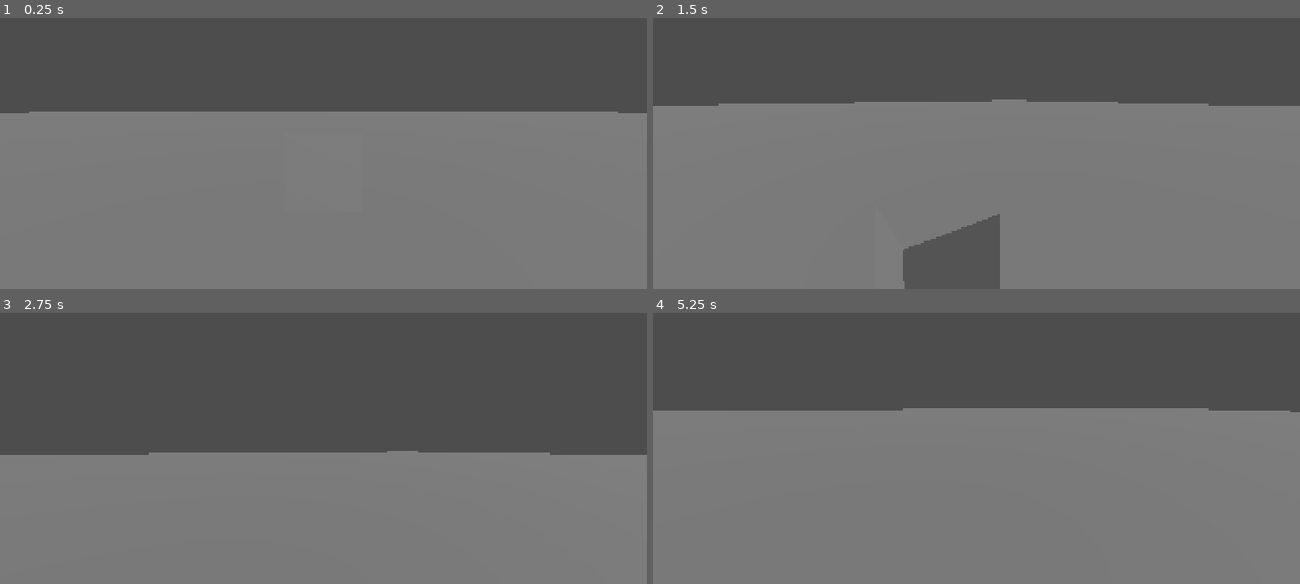
Above: before the commit, frames 1-4 (two rows, left to right).
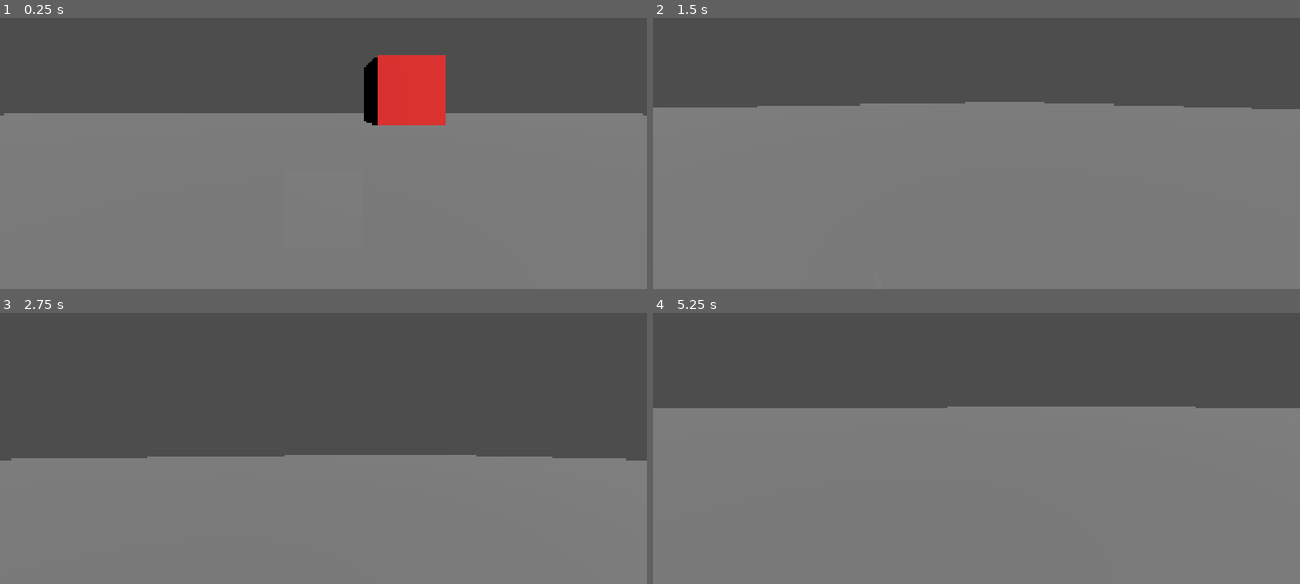
Above: after the commit, the same moments.

Repository: chirp-games/one-bit-14
Game: Godot game, scene res://odins_tests/test1.tscn
Same seed, same stepped clock (60 frames per second), same inputs: the game is played once before the commit and once after it. This scene is started directly instead of the project's main scene.
Inputs (mouse positions are in pixels of both pictures, inside the frame that each line leads up to):
- Up to frame 1 (0.25 s): no input
- Up to frame 2 (1.5 s): move the mouse to (1008, 104) at 0.52 s; hold W (forward) from 0.53 s (still down); tap Space (jump) at 0.77 s; move the mouse to (944, 110) at 1.27 s
- Up to frame 3 (2.75 s): keep holding W (forward); tap Space (jump) at 1.52 s; move the mouse to (336, 397) at 2.02 s
- Up to frame 4 (5.25 s): keep holding W (forward); move the mouse to (970, 407) at 2.77 s; tap Space (jump) at 3.02, 3.77, 4.25, 4.52 s; tap Enter at 3.5, 5 s; move the mouse to (1021, 407) at 3.52 s; move the mouse to (924, 397) at 4.27 s; move the mouse to (982, 402) at 5.02 s

The runs differ from the first frame. In frame 1, 3.7% of the frame differs, in the area x 0-100%, y 13-40%; in frame 2, 3.9%, in the area x 0-100%, y 30-100%; in frame 3, 1.3%; in frame 4, 0.7%.

Commit message:
Add box to scene

Diff:
--- /dev/null
+++ b/odins_tests/player.tscn
@@ -0,0 +1,22 @@
+[gd_scene format=3 uid="uid://hqg4c2sf4rmk"]
+
+[ext_resource type="Script" uid="uid://cktaibrcr10b5" path="res://odins_tests/character_body_3d.gd" id="1_pgy84"]
+
+[sub_resource type="CapsuleMesh" id="CapsuleMesh_gm6uc"]
+
+[sub_resource type="CapsuleShape3D" id="CapsuleShape3D_gm6uc"]
+
+[node name="CharacterBody3D" type="CharacterBody3D" unique_id=516948197]
+script = ExtResource("1_pgy84")
+
+[node name="MeshInstance3D" type="MeshInstance3D" parent="." unique_id=2131766153]
+layers = 2
+mesh = SubResource("CapsuleMesh_gm6uc")
+
+[node name="CollisionShape3D" type="CollisionShape3D" parent="." unique_id=748064783]
+shape = SubResource("CapsuleShape3D_gm6uc")
+
+[node name="Camera" type="Camera3D" parent="." unique_id=577193140]
+unique_name_in_owner = true
+transform = Transform3D(1, 0, 0, 0, 1, 0, 0, 0, 1, 0, 0.60438704, 0)
+cull_mask = 1048573
--- a/odins_tests/test1.tscn
+++ b/odins_tests/test1.tscn
@@ -1,7 +1,8 @@
 [gd_scene format=3 uid="uid://dhyjjervnss7y"]
 
-[ext_resource type="Script" uid="uid://cktaibrcr10b5" path="res://odins_tests/character_body_3d.gd" id="1_nivlf"]
+[ext_resource type="PackedScene" uid="uid://hqg4c2sf4rmk" path="res://odins_tests/player.tscn" id="1_nivlf"]
 [ext_resource type="PackedScene" uid="uid://dw6jd0bf8s3uc" path="res://jakes_test/BlackHole.tscn" id="2_wbep5"]
+[ext_resource type="PackedScene" uid="uid://3jipfs8ogvwa" path="res://odins_tests/box.tscn" id="3_3435s"]
 
 [sub_resource type="PlaneMesh" id="PlaneMesh_gm6uc"]
 size = Vector2(200, 200)
@@ -9,10 +10,6 @@
 [sub_resource type="WorldBoundaryShape3D" id="WorldBoundaryShape3D_gm6uc"]
 
 [sub_resource type="BoxMesh" id="BoxMesh_gm6uc"]
-
-[sub_resource type="CapsuleMesh" id="CapsuleMesh_gm6uc"]
-
-[sub_resource type="CapsuleShape3D" id="CapsuleShape3D_gm6uc"]
 
 [node name="Node3D" type="Node3D" unique_id=1439589701]
 
@@ -28,24 +25,15 @@
 transform = Transform3D(1, 0, 0, 0, 1, 0, 0, 0, 1, 0, 0.8332479, -3.491116)
 mesh = SubResource("BoxMesh_gm6uc")
 
-[node name="CharacterBody3D" type="CharacterBody3D" parent="." unique_id=1201956425]
+[node name="CharacterBody3D" parent="." unique_id=516948197 instance=ExtResource("1_nivlf")]
 transform = Transform3D(1, 0, 0, 0, 1, 0, 0, 0, 1, 0, 1.3099248, 0)
-script = ExtResource("1_nivlf")
-
-[node name="MeshInstance3D" type="MeshInstance3D" parent="CharacterBody3D" unique_id=661075198]
-layers = 2
-mesh = SubResource("CapsuleMesh_gm6uc")
-
-[node name="CollisionShape3D" type="CollisionShape3D" parent="CharacterBody3D" unique_id=996736188]
-shape = SubResource("CapsuleShape3D_gm6uc")
-
-[node name="Camera" type="Camera3D" parent="CharacterBody3D" unique_id=1704766480]
-unique_name_in_owner = true
-transform = Transform3D(1, 0, 0, 0, 1, 0, 0, 0, 1, 0, 0.60438704, 0)
-cull_mask = 1048573
 
 [node name="DirectionalLight3D" type="DirectionalLight3D" parent="." unique_id=1728845211]
 transform = Transform3D(0.91280603, -0.27103814, 0.3054889, 0, 0.74802613, 0.6636693, -0.40839338, -0.60580134, 0.6828028, 0, 0, 0)
 
 [node name="BlackHole" parent="." unique_id=1549274347 instance=ExtResource("2_wbep5")]
 transform = Transform3D(1, 0, 0, 0, 1, 0, 0, 0, 1, 0, 3.411955, -3.115499)
+gravity = 424
+
+[node name="Box" parent="." unique_id=1246468868 instance=ExtResource("3_3435s")]
+transform = Transform3D(1, 0, 0, 0, 1, 0, 0, 0, 1, 1.2697603, 2.6422133, -3.9167328)
